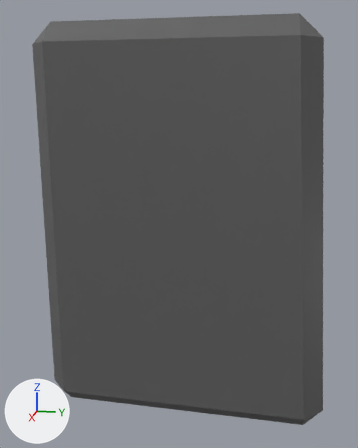
An edit to the COLLADA model godot_project/assets/models/amp.dae, drawn before and after from the same camera.
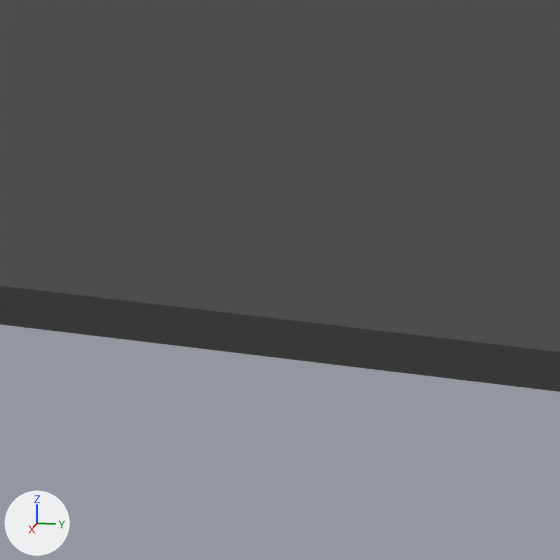
The first picture shows the older version from a 50 mm lens placed at (1.108, 0.176, 0.36), pointed at (0.023, -0.041, 0.088). The close-ups show both versions on the part from 63% to 84% of the width and 83% to 100% of the height of that picture; other places that the commit changed are outside them. The axes (+X, +Y, +Z) are drawn at lower left. The lights are the same throughout. Where no turn or scale is listed for an object, it has been applied to the vertices.

The first close-up shows 'Amp'.
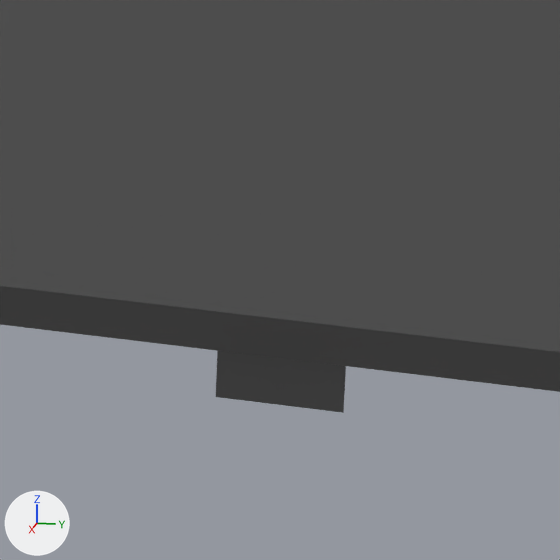
Boxes (x1, y1, x2, y2) around the edits, measured in the close-ups (560 x 560 px):
```json
{"object": "AmpFoot.001", "change": "added", "after": [216, 351, 346, 413]}
```

Scene script edits in JSON lines:
```json
{"op": "add", "block": "me_cube_004", "code": ["me_cube_004 = bpy.data.meshes.new('Cube.004')", "me_cube_004.from_pydata(...)  # a box spanning x -0.016..0.016, y -0.016..0.016, z -0.016..0.016", "me_cube_004.materials.append(mat_ampbase)  # dark grey #5d5d5d"]}
{"op": "add", "block": "ob_ampfoot_001", "code": ["ob_ampfoot_001 = bpy.data.objects.new('AmpFoot.001', me_cube_004)", "ob_ampfoot_001.location = (0.2681, 0.1724, -0.211)"]}
```
